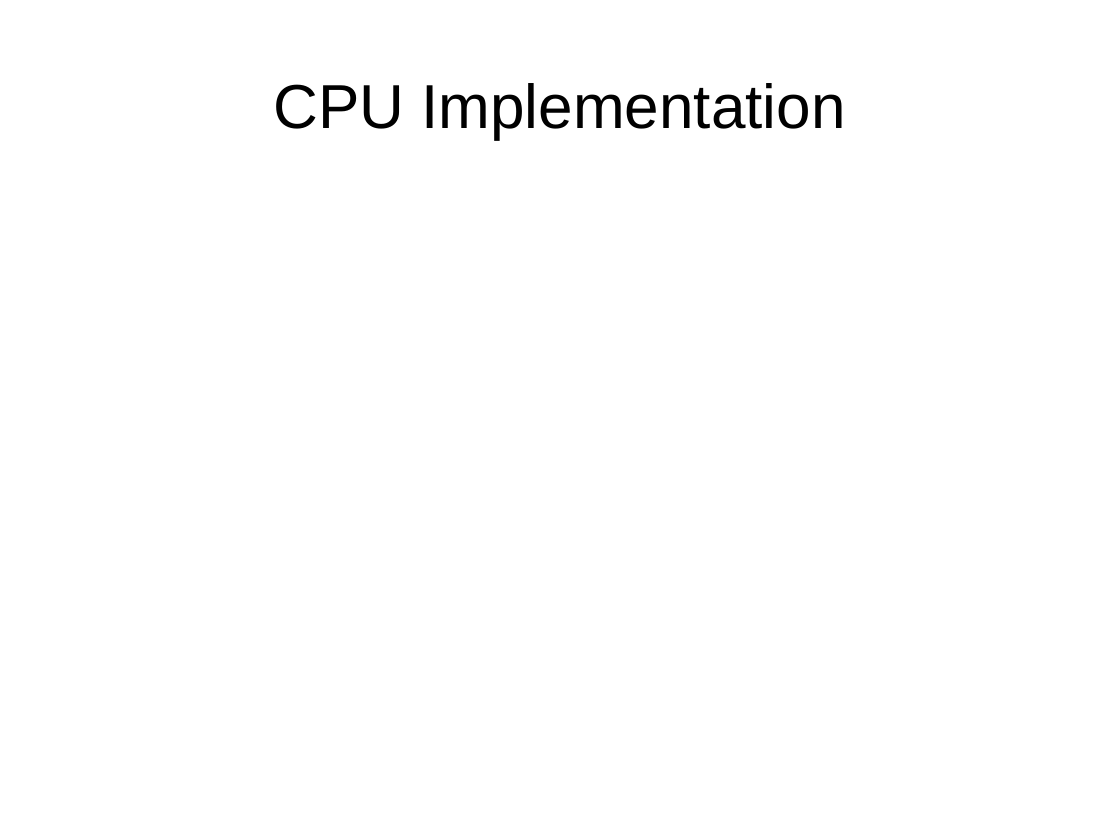
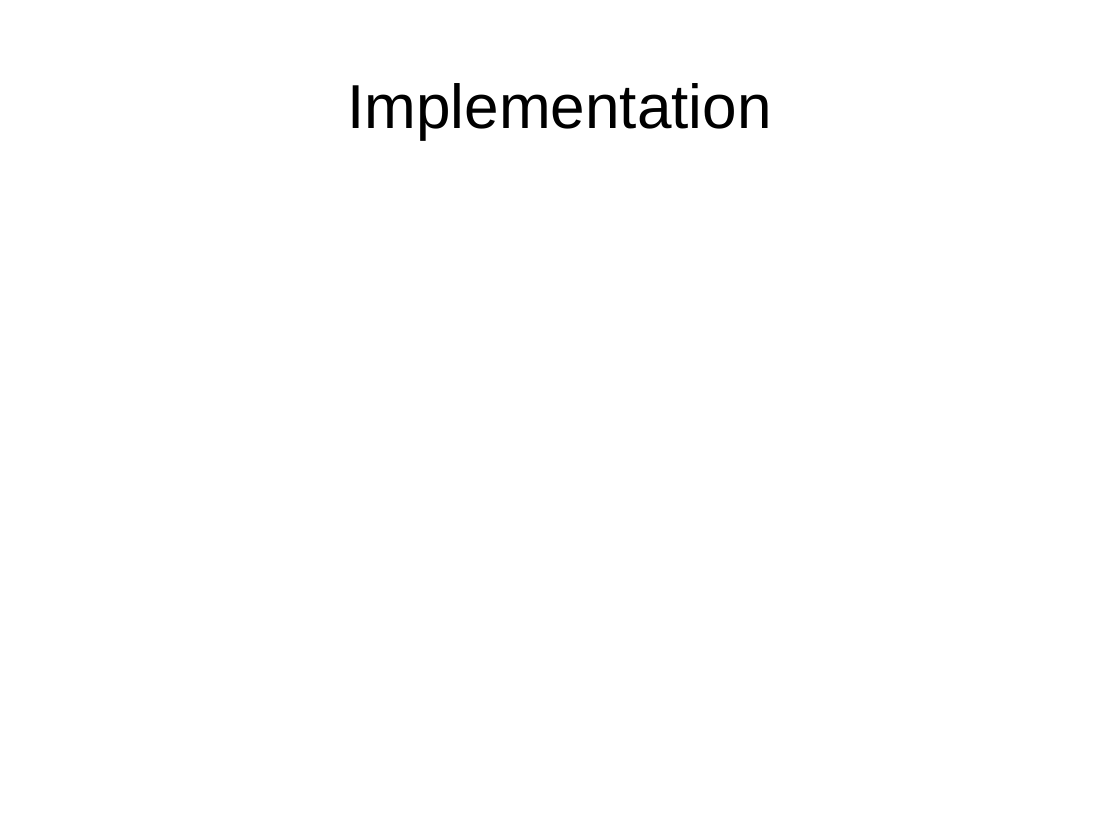
Before and after one commit to gSilas/special-palm-tree, a slide deck: slide 5 of presentation.odp (slide 4 before the commit). Drawn at 1120x840 pixels with LibreOffice and Linux fonts; fonts in the diff are those of the drawing. Boxes give left, top, right and bottom in pixels: in the first picture for what was removed or moved away, otherwise in the second. Text is boxed around its words. In the diff, an @@ line names an element or a change of style, - is before the commit and + after.

```diff
--- a/presentation.odp
+++ b/presentation.odp
@@ title at (347,83,771,139): text changed @@
-CPU Implementation
+Implementation
```
Also in this commit, not shown: 3 other slides changed, 4 slides added, 2 slides removed, 5 other files.
